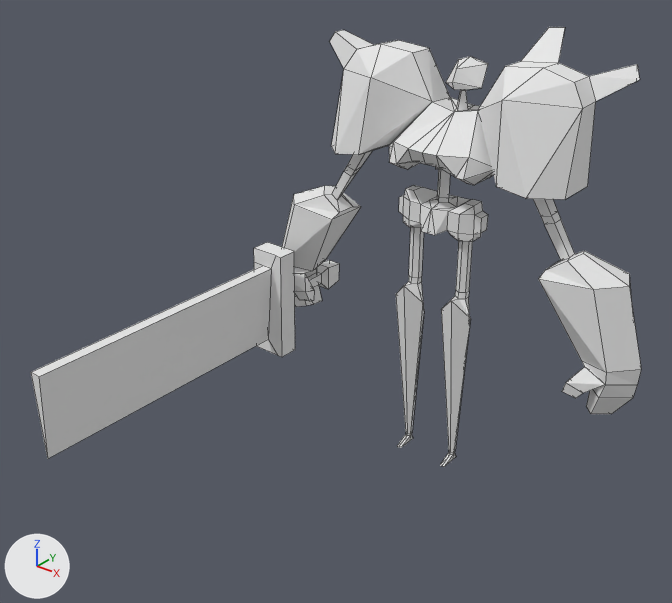
Two versions of the Blender file models/working_art/boss.blend, one commit apart.
Camera for both pictures: a 50 mm camera at (2.04, -3.29, 2.67) aimed at (-0.09, -0.62, 1.02). Lighting does not change. The marker at lower left points along +X, +Y and +Z. Mesh edges are drawn as thin lines.

The first picture shows 'Cylinder', 'sword'.
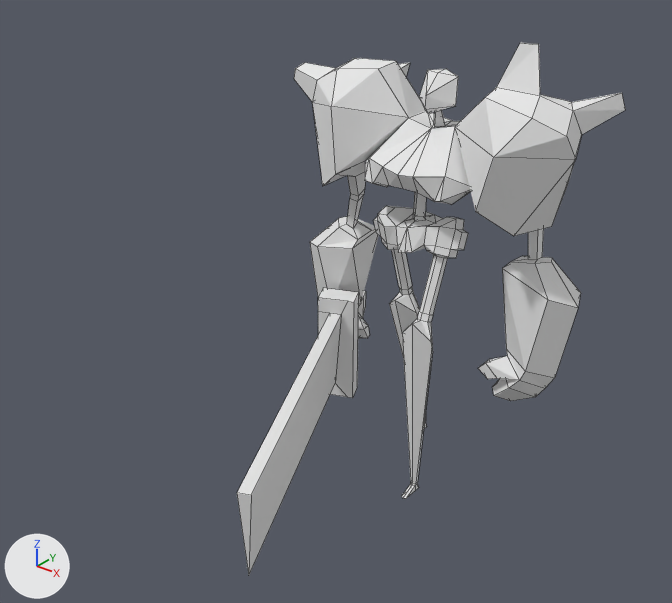
The newer file adds an action. The first version stands in its rest pose; the second is drawn at frame 10 of the action 'Idle'.

Location of each change, [x1, y1, x2, y2] in pixels of the pictures (672 x 603 px):
'Cylinder', posed (24% narrower)
    before: [282, 27, 641, 467]
    after: [310, 69, 581, 499]
'sword', posed (58% narrower, 32% taller)
    before: [31, 242, 339, 459]
    after: [237, 288, 366, 574]
'Cylinder.001', now drawn
    after: [294, 42, 625, 236]

What the commit changed:
Object 'rig' (bone_rig_object) moves from (0.0, 0.0, 0.0) to (0.0, 0.0, 0.006).
Bone 'upper_arm.fk.R' (bone_upper_arm_fk_r) turns from (0, 0, 0) to (-19, -1, 16) degrees about its own x, y and z.
Bone 'forearm.fk.R' (bone_forearm_fk_r) turns from (0, 0, 0) to (12, 0, 0) degrees about its own x, y and z.
Bone 'hand.fk.R' (bone_hand_fk_r) turns from (0, 0, 0) to (-20, -24, 2) degrees about its own x, y and z.
Bone 'upper_arm.fk.L' (bone_upper_arm_fk_l) turns from (0, 0, 0) to (-43, 2, -22) degrees about its own x, y and z.
Bone 'forearm.fk.L' (bone_forearm_fk_l) turns from (0, 0, 0) to (48, 0, 0) degrees about its own x, y and z.
Bone 'head' (bone_head) turns from (0, 0, 0) to (27, 2, -3) degrees about its own x, y and z.
Bone 'foot.ik.R' (bone_foot_ik_r) moves from (0.0, 0.0, 0.0) to (0.0, 0.123, 0.0).
Bone 'foot.ik.L' (bone_foot_ik_l) moves from (0.0, 0.0, 0.0) to (0.0, -0.324, 0.0).
Bone 'torso' (bone_torso) moves from (0.0, 0.0, 0.0) to (0.0, -0.181, -0.036).
Bone 'hips' (bone_hips) turns from (0, 0, 0) to (0, 0, 3) degrees about its own x, y and z.
